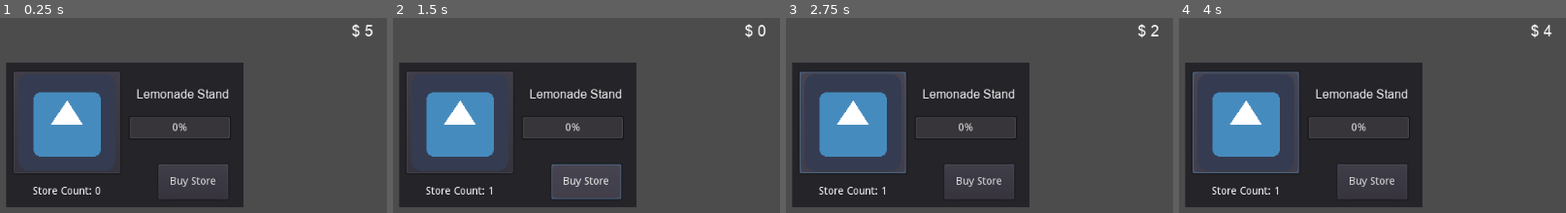
Above: before the commit, frames 1-4 (left to right).
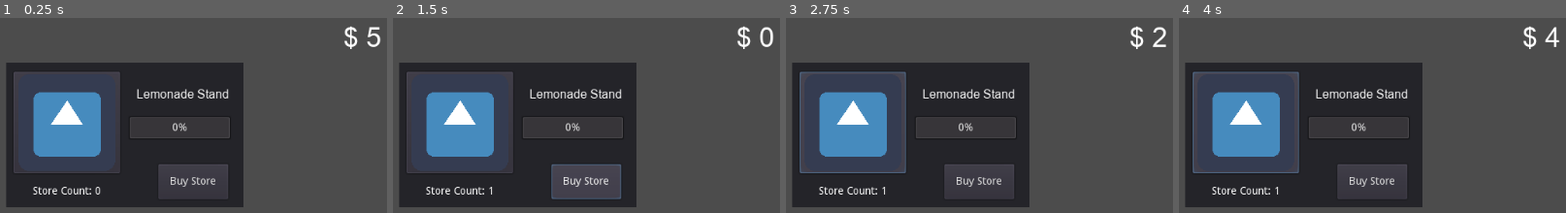
Above: after the commit, the same moments.

Repository: shawn220a/GodotIdleTycoon
Game: Godot game, scene res://store.tscn
Two runs of this game, one before a commit and one after it. Both use one fixed random seed, a clock stepped at 60 frames per second and the inputs below. The engine's default icon, where the game draws it, is replaced by a stand-in: a white triangle on a blue panel in a dark square.
Inputs (mouse positions are in pixels of both pictures, inside the frame that each line leads up to):
- Up to frame 1 (0.25 s): no input
- Up to frame 2 (1.5 s): click (458, 121) at 0.5 s; click "Buy Store" at 1.25 s
- Up to frame 3 (2.75 s): click (851, 121) at 2 s
- Up to frame 4 (4 s): click "Buy Store" at 2.75 s; click (1244, 121) at 3.5 s

The runs differ from the first frame. In frame 1, 0.5% of the frame differs, in the area x 88-99%, y 2-16%; in frame 2, 0.5%; in frame 3, 0.5%; in frame 4, 0.5%.

Commit message:
Reset money label to font size of 36

Diff:
--- a/store.tscn
+++ b/store.tscn
@@ -1,14 +1,18 @@
-[gd_scene load_steps=6 format=2]
+[gd_scene load_steps=7 format=2]
 
 [ext_resource path="res://store.gd" type="Script" id=1]
 [ext_resource path="res://icon.png" type="Texture" id=2]
 [ext_resource path="res://fonts/arial.ttf" type="DynamicFontData" id=3]
 
 [sub_resource type="DynamicFont" id=1]
-size = 20
+size = 36
 font_data = ExtResource( 3 )
 
 [sub_resource type="DynamicFont" id=2]
+font_data = ExtResource( 3 )
+
+[sub_resource type="DynamicFont" id=3]
+size = 20
 font_data = ExtResource( 3 )
 
 [node name="Panel" type="Panel"]
@@ -95,13 +99,11 @@
 margin_bottom = 278.5
 
 [node name="MessageLabel" type="Label" parent="PopupDialog"]
-anchor_left = 0.5
-anchor_right = 0.5
-margin_left = -150.5
-margin_top = 31.5
-margin_right = 155.5
-margin_bottom = 72.5
-custom_fonts/font = SubResource( 1 )
+margin_left = 28.5
+margin_top = 26.5
+margin_right = 324.5
+margin_bottom = 78.5
+custom_fonts/font = SubResource( 3 )
 text = "You don't have enough money!"
 align = 1
 valign = 1
